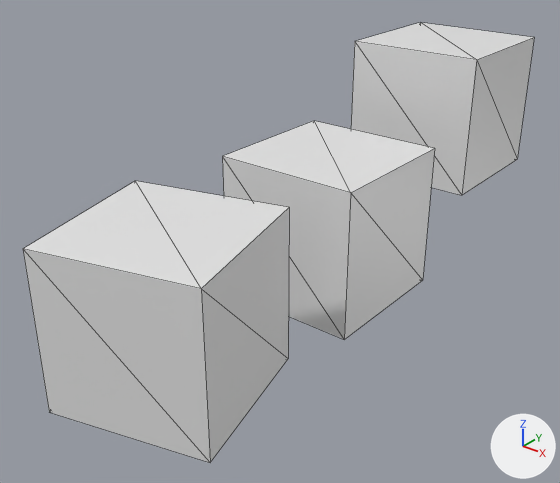
The glTF model Playground/Assets/Models/3Cubes.glb as it was, and as the next commit left it.
Rendered twice from a 50 mm camera at (5.56, -8.0, 4.4) aimed at (-0.27, -0.71, -0.12). The lights are fixed; the arrows at lower right show +X, +Y and +Z. Mesh edges are drawn as thin lines.

Script lines for the objects in view, before the commit:
```python
mat_material_001 = principled_material('Material.001')
mat_material_001.base_color = (0.8, 0.8, 0.8)  # white #e7e7e7
mat_material_001.roughness = 0.4
mat_material_002 = principled_material('Material.002')
mat_material_002.base_color = (0.8, 0.8, 0.8)  # white #e7e7e7
mat_material_002.roughness = 0.4
me_cube = bpy.data.meshes.new('Cube')
me_cube.from_pydata(...)  # a box spanning x -1.0..1.0, y -1.0..1.0, z -1.0..1.0
me_cube.materials.append(mat_material)  # white #e7e7e7
me_cube_001 = bpy.data.meshes.new('Cube.001')
me_cube_001.from_pydata(...)  # a box spanning x -1.0..1.0, y -1.0..1.0, z -1.0..1.0
me_cube_001.materials.append(mat_material_001)  # white #e7e7e7
me_cube_002 = bpy.data.meshes.new('Cube.002')
me_cube_002.from_pydata(...)  # a box spanning x -1.0..1.0, y -1.0..1.0, z -1.0..1.0
me_cube_002.materials.append(mat_material_002)  # white #e7e7e7
ob_cube = bpy.data.objects.new('Cube', me_cube)
ob_cube.location = (0.0, 0.0, 0.0)
ob_cube_001 = bpy.data.objects.new('Cube.001', me_cube_001)
ob_cube_001.location = (0.0, 3.0, 1.0)
ob_cube_002 = bpy.data.objects.new('Cube.002', me_cube_002)
ob_cube_002.location = (0.0, -3.0, 0.0)
ob_cube_002.rotation_euler = (0.0, 0.0, 0.262)  # degrees (0, 0, 15)
```
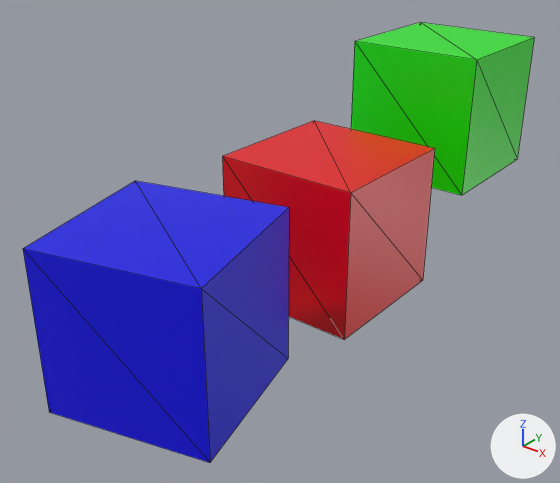
Changed parts and their boxes (x1, y1, x2, y2) in the pictures (560 x 483 px):
```json
{"object": "Cube.002", "change": "recoloured, reshaped", "before": [23, 181, 289, 463], "after": [23, 181, 289, 463], "on screen": "white to blue"}
{"object": "Cube", "change": "recoloured, reshaped", "before": [222, 121, 435, 339], "after": [222, 121, 435, 339], "on screen": "white to red"}
{"object": "Cube.001", "change": "recoloured, reshaped", "before": [351, 23, 534, 195], "after": [351, 23, 534, 195], "on screen": "white to green"}
```

The change, as JSON lines over the scene's bpy script:
```json
{"op": "set", "path": "mat_material_001.base_color", "old": "(0.8, 0.8, 0.8)", "new": "(0.8, 0.0, 0.005)", "note": "white #e7e7e7 -> red #e70010"}
{"op": "set", "path": "mat_material_002.base_color", "old": "(0.8, 0.8, 0.8)", "new": "(0.00411, 0.8, 0.0)", "note": "white #e7e7e7 -> green #0de700"}
{"op": "add", "block": "mat_material_003", "code": ["mat_material_003 = principled_material('Material.003')", "mat_material_003.base_color = (0.00168, 0.0, 0.8)  # blue #0600e7", "mat_material_003.roughness = 0.4"]}
{"op": "add", "block": "me_cube_003", "code": ["me_cube_003 = bpy.data.meshes.new('Cube.003')", "me_cube_003.from_pydata(...)  # a box spanning x -1.0..1.0, y -1.0..1.0, z -1.0..1.0", "me_cube_003.materials.append(mat_material_003)  # blue #0600e7"]}
{"op": "set", "path": "ob_cube", "old": "bpy.data.objects.new('Cube', me_cube)", "new": "bpy.data.objects.new('Cube', me_cube_001)"}
{"op": "set", "path": "ob_cube_001", "old": "bpy.data.objects.new('Cube.001', me_cube_001)", "new": "bpy.data.objects.new('Cube.001', me_cube_002)"}
{"op": "set", "path": "ob_cube_002", "old": "bpy.data.objects.new('Cube.002', me_cube_002)", "new": "bpy.data.objects.new('Cube.002', me_cube_003)"}
```
